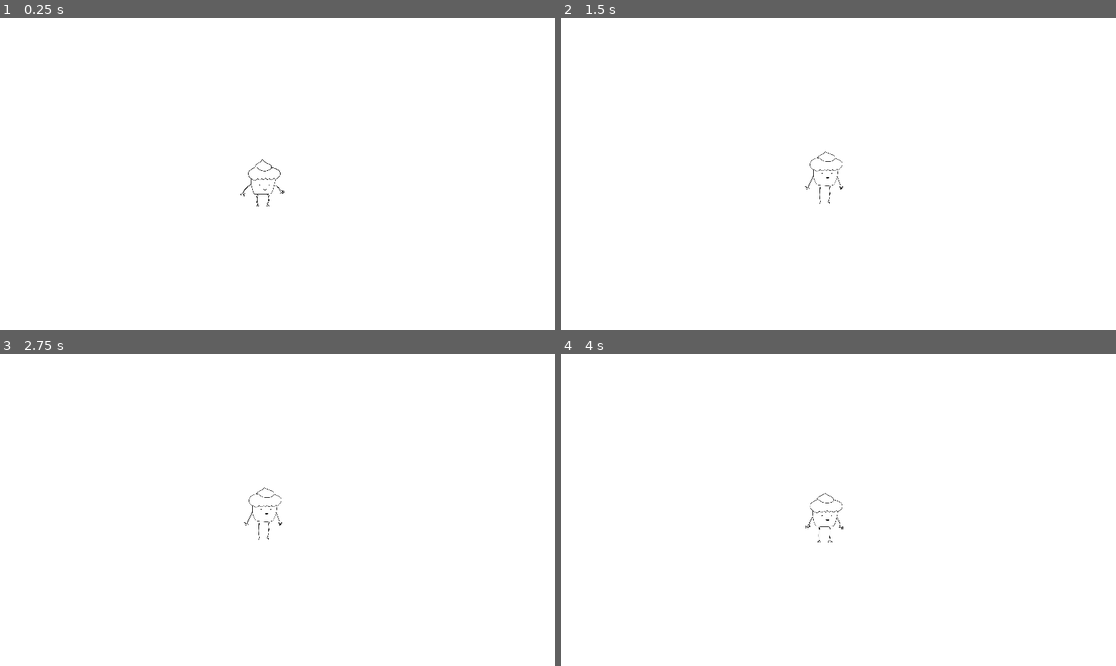
Above: before the commit, frames 1-4 (two rows, left to right).
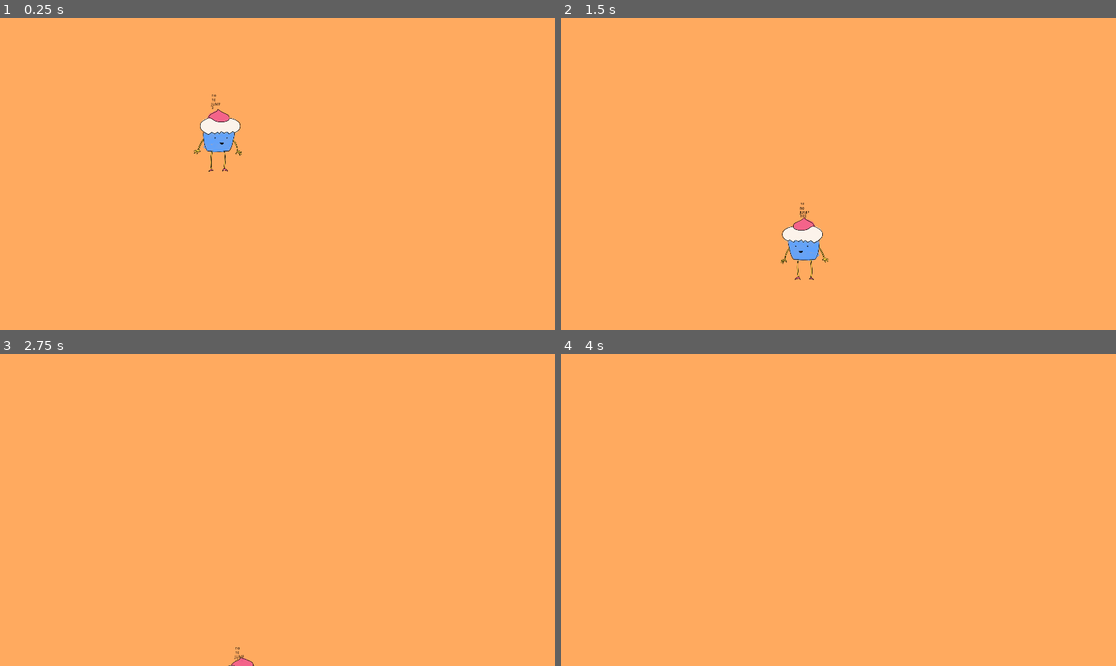
Above: after the commit, the same moments.

Repository: fguillen/FlyingCandies
Game: Godot game, scene res://MainScene.tscn
Same seed, same stepped clock (60 frames per second), same inputs: the game is played once before the commit and once after it. Before the commit the project starts from res://Cupcake.tscn.
Inputs:
- Up to frame 1 (0.25 s): no input
- Up to frame 2 (1.5 s): tap Enter (ui_accept) at 0.5, 0.6, 0.77, 1.07, 1.35 s; hold Right (ui_right) from 0.53 s (still down)
- Up to frame 3 (2.75 s): tap Enter (ui_accept) at 1.52, 1.82, 2.1 s; release Right (ui_right) at 2.03 s; hold Left (ui_left) from 2.03 s (still down)
- Up to frame 4 (4 s): release Left (ui_left) at 2.78 s; hold Right (ui_right) from 2.78 s (still down); tap Enter (ui_accept) at 2.85, 3.02, 3.32, 3.6, 3.77 s

The runs differ from the first frame. In frame 1, 100% of the frame differs, in the area x 0-100%, y 0-100%; in frame 2, 100%; in frame 3, 100%; in frame 4, 100%.

Commit message:
Adding Player controls

Diff:
--- a/Cupcake.gd
+++ b/Cupcake.gd
@@ -1,8 +1,256 @@
-extends Node
-
-
-onready var animation_player:= $AnimationPlayer
+extends KinematicBody2D
+class_name Player
+
+onready var labelVelocity = $LabelVelocity as Label
+onready var labelState = $LabelState as Label
+onready var labelJumpBuffer = $LabelJumpBuffer as Label
+onready var labelCoyoteTime = $LabelCoyoteTime as Label
+
+onready var animation_player: = $AnimationPlayer
+onready var timer_jump_buffer: = $TimerJumpBuffer
+onready var timer_coyote_time: = $TimerCoyoteTime
+onready var sprite: = $Sprite
+
+# No implemented
+# onready var ladderSensor = $LadderSensor as RayCast2D
+
+
+export(int) var JUMP_FORCE = 230
+export(int) var JUMP_RELEASE_FORCE = 120
+export(int) var FALL_EXTRA_GRAVITY = 10
+export(int) var GRAVITY = 10
+export(int) var FRICTION_DELTA = 100
+export(int) var ACCELERATION_DELTA = 100
+export(int) var MAX_SPEED = 100
+export(int) var MAX_FALL_VELOCITY = 300
+export(int) var CLIMB_SPEED = 50
+export(int) var MAX_JUMPS = 2
+export(float) var JUMP_BUFFER_SECONDS = 0.2
+export(float) var COYOTE_TIME_SECONDS = 0.1
+
+
+var velocity = Vector2.ZERO
+enum State { IDLE, MOVE, CLIMB, JUMP }
+var state = State.IDLE
+var jumps_left = MAX_JUMPS
+var jump_buffer_activated = false
+var coyote_time_activated = false
+
+
+func _ready():
+	pass # Replace with function body.
+
 
 func _process(_delta):
-	if Input.is_action_just_pressed("ui_accept"):
-		animation_player.play("Jump")
+	labelVelocity.text = "%0.0f" % velocity.x
+	labelState.text = State.keys()[state]
+	labelJumpBuffer.text = "yes" if jump_buffer_activated else "no"
+	labelCoyoteTime.text = "yes" if coyote_time_activated else "no"
+
+
+func _physics_process(_delta):
+	# Get Movement
+	var movement = get_input_movement()
+
+	# Flip character towards direction
+	character_looks_direction(movement)
+
+	match(state):
+		State.IDLE: process_state_idle(movement)
+		State.MOVE: process_state_move(movement)
+		State.CLIMB: process_state_climb(movement)
+		State.JUMP: process_state_jump(movement)
+
+
+func jump():
+	velocity.y = -JUMP_FORCE
+	state = State.JUMP
+	jumps_left -= 1
+	jump_buffer_activated = false
+	coyote_time_activated = false
+
+
+func apply_gravity():
+	velocity.y += GRAVITY
+	if velocity.y > 0:
+		velocity.y += FALL_EXTRA_GRAVITY
+
+	velocity.y = min(velocity.y, MAX_FALL_VELOCITY)
+
+
+func apply_friction(movement):
+	if movement.x != 0: return
+	velocity.x = move_toward(velocity.x, 0, FRICTION_DELTA)
+
+
+func apply_acceleration(movement):
+	if movement.x == 0: return
+	velocity.x = move_toward(velocity.x, MAX_SPEED * movement.x, ACCELERATION_DELTA)
+
+
+func just_landed():
+	animation_player.play("Landed")
+	jumps_left = MAX_JUMPS
+
+	if jump_buffer_activated:
+		jump()
+
+
+func can_jump():
+	return jumps_left > 0 and (is_on_floor() or jumps_left > 0)
+
+
+func get_input_movement():
+	return Vector2(
+		Input.get_axis("ui_left", "ui_right"),
+		Input.get_axis("ui_up", "ui_down")
+	)
+
+
+func character_looks_direction(movement):
+	if movement.x > 0:
+		sprite.flip_h = true
+	elif movement.x < 0:
+		sprite.flip_h = false
+	# we don't change if movment.x == 0
+
+
+
+func process_state_idle(movement):
+	# Animation
+	animation_player.play("Idle")
+
+	# Apply Physics
+	apply_friction(movement)
+
+	# Move
+	velocity = move_and_slide(velocity, Vector2.UP)
+
+	# Change state?
+	if is_on_ladder() and Input.is_action_pressed("ui_up"):
+		state = State.CLIMB
+		return
+
+	if can_jump() and Input.is_action_just_pressed("ui_up"):
+		jump()
+		return
+
+	if movement.length() > 0:
+		state = State.MOVE
+		return
+
+	if not is_on_floor():
+		state = State.JUMP
+		return
+
+
+func process_state_move(movement):
+	# Animation
+	animation_player.play("Run")
+
+	# Apply Physics
+	apply_gravity()
+	apply_friction(movement)
+	apply_acceleration(movement)
+
+	# Move and check if just left ledge
+	var was_on_floor = is_on_floor()
+	velocity = move_and_slide(velocity, Vector2.UP)
+
+	if was_on_floor and not is_on_floor() and velocity.y > 0:
+		coyote_time_activated = true
+		timer_coyote_time.start(COYOTE_TIME_SECONDS)
+
+	# Change state?
+	if is_on_ladder() and Input.is_action_pressed("ui_up"):
+		state = State.CLIMB
+		return
+
+	if not is_on_floor():
+		state = State.JUMP
+		return
+
+	if (can_jump() or coyote_time_activated) and Input.is_action_just_pressed("ui_up"):
+		jump()
+		return
+
+	if movement.x == 0:
+		state = State.IDLE
+		return
+
+
+func process_state_climb(movement):
+	# Animations
+	if movement.length() == 0:
+		animation_player.play("Idle")
+	else:
+		animation_player.play("Run")
+	pass
+
+	# Apply Physics
+	apply_friction(movement)
+	apply_acceleration(movement)
+
+	# Climb
+	velocity.y = movement.y * CLIMB_SPEED
+
+	# Move
+	velocity = move_and_slide(velocity, Vector2.UP)
+
+	# Change state?
+	if not is_on_ladder():
+		state = State.MOVE
+		return
+
+
+func process_state_jump(movement):
+	# Animation
+	animation_player.play("Jump")
+
+	# Apply Physics
+	apply_gravity()
+	apply_friction(movement)
+	apply_acceleration(movement)
+
+	if Input.is_action_just_released("ui_up") and velocity.y < -JUMP_RELEASE_FORCE:
+		velocity.y = -JUMP_RELEASE_FORCE
+
+	# Store jump buffer
+	if not can_jump() and not jump_buffer_activated and Input.is_action_just_pressed("ui_up"):
+		jump_buffer_activated = true
+		timer_jump_buffer.start(JUMP_BUFFER_SECONDS)
+
+	# Move and check if just landed
+	var was_on_floor = is_on_floor()
+	velocity = move_and_slide(velocity, Vector2.UP)
+
+	if not was_on_floor and is_on_floor():
+		just_landed()
+		return
+
+	# Change state?
+	if is_on_ladder() and Input.is_action_pressed("ui_up"):
+		state = State.CLIMB
+		return
+
+	if can_jump() and Input.is_action_just_pressed("ui_up"):
+		jump()
+		return
+
+	if is_on_floor():
+		state = State.IDLE
+		return
+
+
+func is_on_ladder():
+	return false
+	# No implemented
+	# return ladderSensor.is_colliding() and ladderSensor.get_collider() is Ladder
+
+
+func _on_JumpBufferTimer_timeout():
+	jump_buffer_activated = false
+
+
+func _on_CoyoteTimeTimer_timeout():
+	coyote_time_activated = false
--- a/Cupcake.tscn
+++ b/Cupcake.tscn
@@ -22,7 +22,7 @@
 
 [sub_resource type="Animation" id=3]
 resource_name = "Jump"
-length = 0.5
+length = 0.4
 tracks/0/type = "value"
 tracks/0/path = NodePath("Sprite:frame")
 tracks/0/interp = 1
@@ -30,44 +30,67 @@
 tracks/0/imported = false
 tracks/0/enabled = true
 tracks/0/keys = {
-"times": PoolRealArray( 0, 0.1, 0.2, 0.3, 0.4 ),
-"transitions": PoolRealArray( 1, 1, 1, 1, 1 ),
+"times": PoolRealArray( 0, 0.1, 0.2, 0.3 ),
+"transitions": PoolRealArray( 1, 1, 1, 1 ),
 "update": 1,
-"values": [ 1, 2, 3, 0, 4 ]
+"values": [ 1, 2, 3, 4 ]
 }
 
-[sub_resource type="Animation" id=2]
-length = 0.001
-tracks/0/type = "value"
-tracks/0/path = NodePath("Sprite:frame")
-tracks/0/interp = 1
-tracks/0/loop_wrap = true
-tracks/0/imported = false
-tracks/0/enabled = true
-tracks/0/keys = {
-"times": PoolRealArray( 0 ),
-"transitions": PoolRealArray( 1 ),
-"update": 0,
-"values": [ 1 ]
-}
+[sub_resource type="RectangleShape2D" id=4]
+extents = Vector2( 41, 83 )
 
-[node name="Cupcake" type="Node"]
+[node name="Cupcake" type="KinematicBody2D"]
 script = ExtResource( 2 )
 
-[node name="ColorRect" type="ColorRect" parent="."]
-anchor_right = 1.0
-anchor_bottom = 1.0
-
 [node name="Sprite" type="Sprite" parent="."]
-position = Vector2( 911, 553 )
-scale = Vector2( 0.2, 0.2 )
+scale = Vector2( 0.5, 0.5 )
+z_index = 1
 texture = ExtResource( 1 )
 hframes = 3
 vframes = 2
-frame = 1
 
 [node name="AnimationPlayer" type="AnimationPlayer" parent="."]
 autoplay = "Idle"
 anims/Idle = SubResource( 1 )
 anims/Jump = SubResource( 3 )
-anims/RESET = SubResource( 2 )
+
+[node name="TimerCoyoteTime" type="Timer" parent="."]
+
+[node name="TimerJumpBuffer" type="Timer" parent="."]
+
+[node name="CollisionShape2D" type="CollisionShape2D" parent="."]
+position = Vector2( 0, 14 )
+z_index = 3
+shape = SubResource( 4 )
+
+[node name="LabelVelocity" type="Label" parent="."]
+margin_left = -20.0
+margin_top = -126.0
+margin_right = 20.0
+margin_bottom = -112.0
+custom_colors/font_color = Color( 0, 0, 0, 1 )
+text = "Velocity"
+
+[node name="LabelState" type="Label" parent="."]
+margin_left = -20.0
+margin_top = -138.0
+margin_right = 20.0
+margin_bottom = -124.0
+custom_colors/font_color = Color( 0, 0, 0, 1 )
+text = "State"
+
+[node name="LabelJumpBuffer" type="Label" parent="."]
+margin_left = -20.0
+margin_top = -153.0
+margin_right = 50.0
+margin_bottom = -139.0
+custom_colors/font_color = Color( 0, 0, 0, 1 )
+text = "JumpBuffer"
+
+[node name="LabelCoyoteTime" type="Label" parent="."]
+margin_left = -19.0
+margin_top = -168.0
+margin_right = 57.0
+margin_bottom = -154.0
+custom_colors/font_color = Color( 0, 0, 0, 1 )
+text = "CoyoteTime"
--- a/MainScene.tscn
+++ b/MainScene.tscn
@@ -1,3 +1,23 @@
-[gd_scene format=2]
+[gd_scene load_steps=3 format=2]
 
-[node name="MainScene" type="Node2D"]
+[ext_resource path="res://Cupcake.tscn" type="PackedScene" id=1]
+
+[sub_resource type="RectangleShape2D" id=1]
+extents = Vector2( 575.5, 34 )
+
+[node name="MainScene" type="Node"]
+
+[node name="Backgound" type="ColorRect" parent="."]
+anchor_right = 1.0
+anchor_bottom = 1.0
+color = Color( 1, 0.666667, 0.372549, 1 )
+
+[node name="Area2D" type="Area2D" parent="."]
+z_index = 2
+
+[node name="CollisionShape2D" type="CollisionShape2D" parent="Area2D"]
+position = Vector2( 781.5, 602 )
+shape = SubResource( 1 )
+
+[node name="Cupcake" parent="." instance=ExtResource( 1 )]
+position = Vector2( 751, 395 )
--- a/project.godot
+++ b/project.godot
@@ -8,10 +8,20 @@
 
 config_version=4
 
+_global_script_classes=[ {
+"base": "KinematicBody2D",
+"class": "Player",
+"language": "GDScript",
+"path": "res://Cupcake.gd"
+} ]
+_global_script_class_icons={
+"Player": ""
+}
+
 [application]
 
 config/name="Flying Candies"
-run/main_scene="res://Cupcake.tscn"
+run/main_scene="res://MainScene.tscn"
 config/icon="res://icon.png"
 
 [display]
@@ -19,7 +29,7 @@
 window/size/width=1920
 window/size/height=1080
 window/size/resizable=false
-window/size/fullscreen=true
+window/size/always_on_top=true
 window/stretch/aspect="keep"
 
 [gui]
Binary file changed: Art/CupcakeFrames.png
Binary file changed: Art/CupcakeFrames/Layer 1.png
Binary file changed: Art/CupcakeFrames/Layer 2.png
Binary file changed: Art/CupcakeFrames/Layer 3.png
Binary file changed: Art/CupcakeFrames/Layer 4.png
Binary file changed: Art/CupcakeFrames/Layer 5.png
Not shown, changed: Art/Cupcake.psb
Not shown, added: Art/CupcakeFrames/CupcakeFrames.ai
